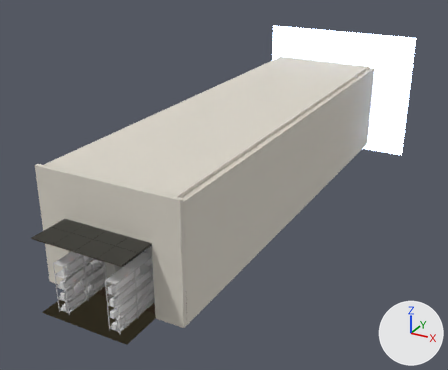
An edit to the glTF model public/world/archive/archive.glb, drawn before and after from the same camera.
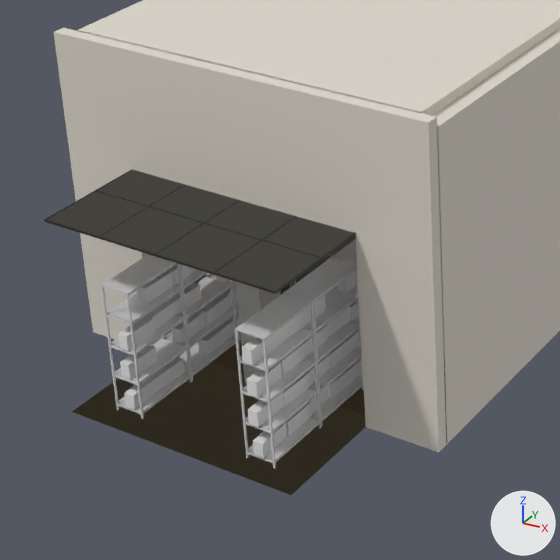
Each version is shown whole from a camera (50 mm lens) standing at (13.55, -15.91, 13.91) and looking at (-0.8, 10.18, 0.86), then close up on the part from 3% to 52% of the width and 41% to 100% of the height. The axes (+X, +Y, +Z) are drawn at lower right. The lights are the same throughout. The first two pictures are the older version.

Names of what the first close-up shows: 'arch_hall', 'm_cell', 'm_cell_dark', 'm_pillar', 'm_shelf' and 1 more.
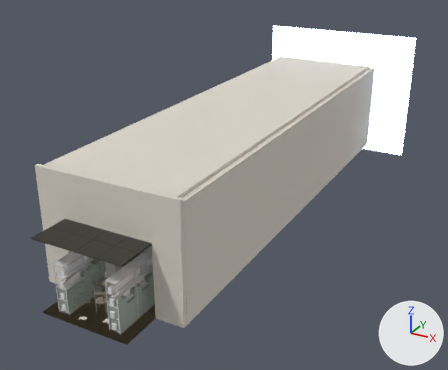
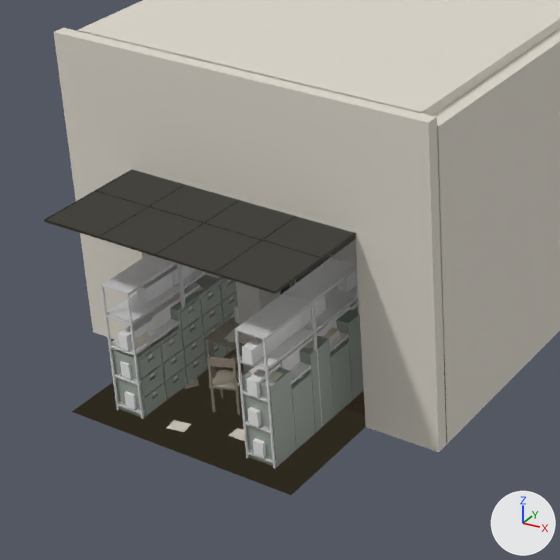
The edits, one by one:
Material 'emit_lamp' (mat_emit_lamp) is new.
Its base color is (1.0, 0.85, 0.6) (beige #ffedcb).
Its roughness is 0.3.
Its emission color is (1.0, 0.72, 0.42) (beige #ffddad).
Its emission strength is 30.0.
Material 'bk_paper' (mat_bk_paper) is new.
Its base color is (0.72, 0.68, 0.58) (pale yellow #ddd7c8).
Its roughness is 0.9.
Material 'bk_shade' (mat_bk_shade) is new.
Its base color is (0.04, 0.22, 0.1) (green #388159).
Its roughness is 0.25.
Material 'bk_cabinet' (mat_bk_cabinet) is new.
Its base color is (0.33, 0.38, 0.33) (grey #9ba69b).
Its roughness is 0.55.
Mesh me_m_desk is new.
It has 390 vertices, 592 faces and spans x -1.67..1.37, y -1.65..1.34, z 0.0..1.14.
Faces by material slot: [204, 72, 40, 36, 168, 72].
It uses material mat_bk_trim (brown #958b7c).
It uses material mat_pbr_metal (grey #89817c).
It uses material mat_bk_shade (green #388159).
It uses material mat_emit_lamp (beige #ffedcb, glowing beige #ffddad).
It uses material mat_bk_paper (pale yellow #ddd7c8).
It uses material mat_bk_books (white #e7e7e7).
Mesh me_m_cabinet is new.
It has 1800 vertices, 2700 faces and spans x -1.45..1.45, y -1.61..1.61, z 0.0..1.57.
Faces by material slot: [972, 624, 1104].
It uses material mat_bk_cabinet (grey #9ba69b).
It uses material mat_pbr_metal (grey #89817c).
It uses material mat_bk_paper (pale yellow #ddd7c8).
Object 'm_desk' (ob_m_desk) is new; it shows me_m_desk.
Its location is (0.0, 0.0, 0.0).
Object 'm_cabinet' (ob_m_cabinet) is new; it shows me_m_cabinet.
Its location is (0.0, 0.0, 0.0).

Location of each change, [x1, y1, x2, y2] in pixels of the close-ups (560 x 560 px):
'm_cabinet', added
    after: [112, 273, 364, 467]
    faces in mat_bk_cabinet (grey #9ba69b): [112, 274, 364, 467]
    faces in mat_bk_paper (pale yellow #ddd7c8): [135, 273, 354, 441]
    faces in mat_pbr_metal (grey #89817c): [148, 281, 235, 399]
'm_desk', added
    after: [167, 305, 248, 432]
    faces in mat_bk_trim (brown #958b7c): [205, 317, 247, 415]
    faces in mat_bk_paper (pale yellow #ddd7c8): [167, 329, 248, 432]
